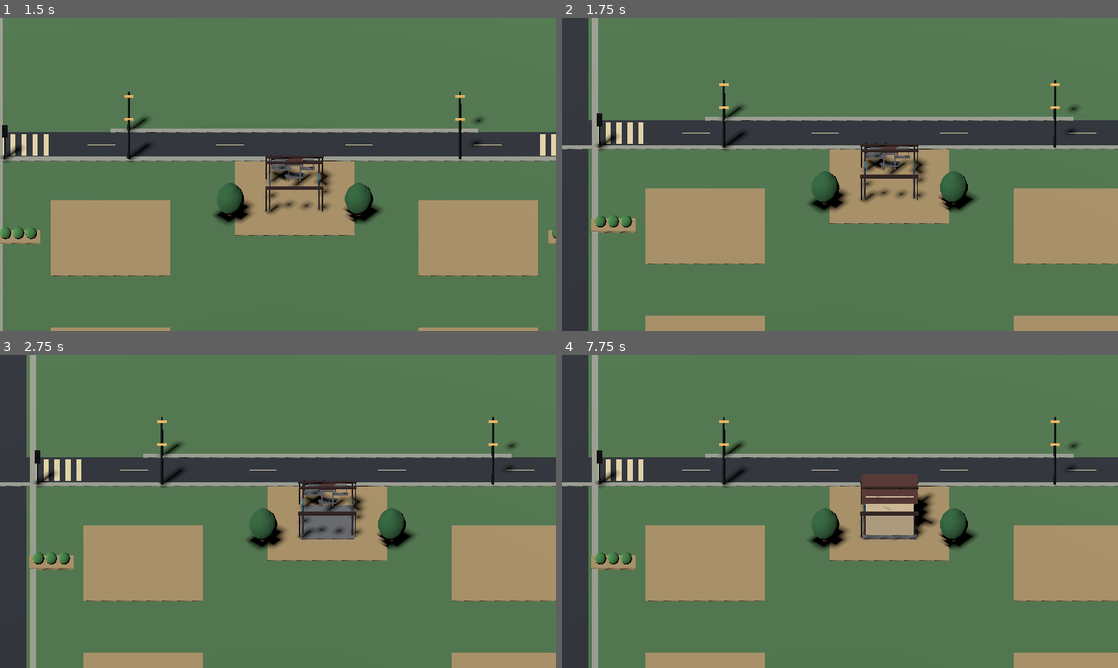
Above: before the commit, frames 1-4 (two rows, left to right).
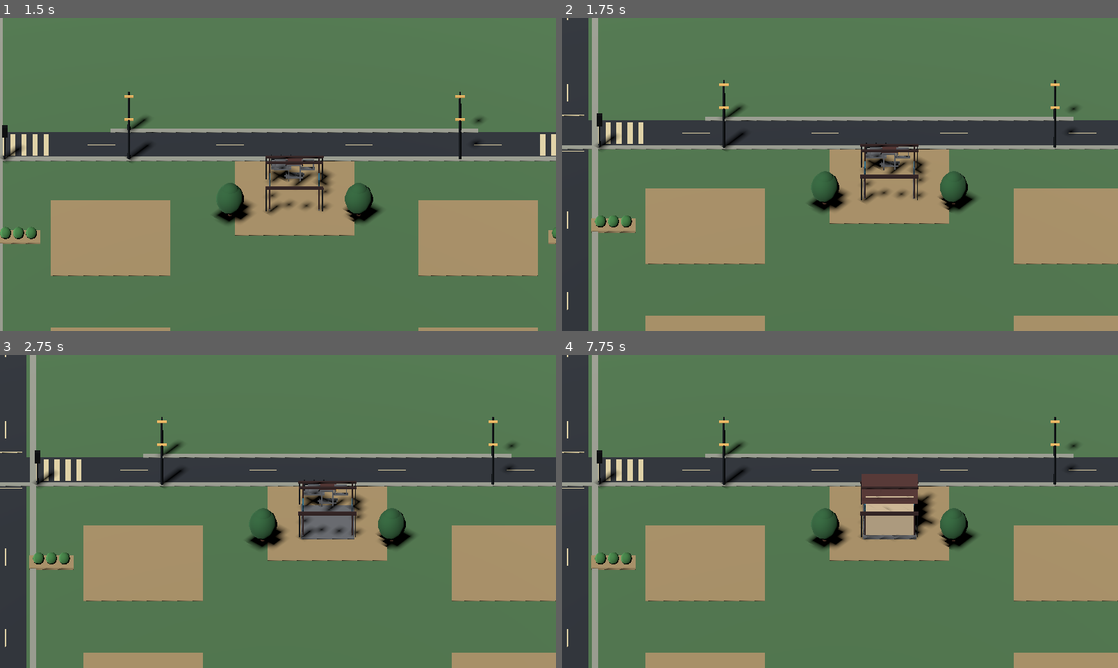
Above: after the commit, the same moments.

Repository: wellbi-creator/rayon-za-rubl
Game: Godot game, scene res://scenes/prototype_3d_district.tscn
Same seed, same stepped clock (60 frames per second), same inputs: the game is played once before the commit and once after it. This scene is started directly instead of the project's main scene.
Inputs (mouse positions are in pixels of both pictures, inside the frame that each line leads up to):
- Up to frame 1 (1.5 s): tap Enter at 0.5 s; move the mouse to (400, 158) at 0.52 s; hold D 0.53-1.25 s; click (400, 158) at 0.67 s; tap Space at 1.25 s; drag from (166, 190) to (250, 237) at 1.27 s
- Up to frame 2 (1.75 s): no input
- Up to frame 3 (2.75 s): tap Enter at 2 s; move the mouse to (333, 442) at 2.02 s; hold D from 2.03 s (still down)
- Up to frame 4 (7.75 s): release D at 2.75 s; drag from (812, 574) to (673, 464) at 2.77 s; move the mouse to (1006, 558) at 3.52 s; hold A 3.53-4.25 s; drag from (673, 464) to (756, 433) at 4.27 s; move the mouse to (867, 511) at 5.02 s; hold S 5.03-5.75 s; click (867, 511) at 5.17 s; tap Space at 5.75, 7.25 s; drag from (756, 433) to (728, 527) at 5.77 s; tap Enter at 6.5 s; move the mouse to (962, 495) at 6.52 s; hold W 6.53-7.25 s; drag from (728, 527) to (812, 574) at 7.27 s

Frame 1 is identical in both runs. In frame 2, less than 0.1% of the frame differs, in the area x 0-4%, y 0-94%; in frame 3, less than 0.1%; in frame 4, less than 0.1%.

Commit message:
Add lane and stop markings to 3D cross streets

Diff:
--- a/scenes/prototype_3d_district.tscn
+++ b/scenes/prototype_3d_district.tscn
@@ -538,6 +538,126 @@
 position = Vector3(0, 3.4, -0.36)
 mesh = SubResource("TrafficSignalLensMesh")
 surface_material_override/0 = SubResource("TrafficGreenMat")
+
+[node name="CrossStreetWestCenterDash01" type="MeshInstance3D" parent="."]
+position = Vector3(-35, 0.112, -53)
+mesh = SubResource("BoxMesh")
+surface_material_override/0 = SubResource("RoadMarkingMat")
+scale = Vector3(0.13, 0.025, 3.0)
+
+[node name="CrossStreetWestCenterDash02" type="MeshInstance3D" parent="."]
+position = Vector3(-35, 0.112, -39)
+mesh = SubResource("BoxMesh")
+surface_material_override/0 = SubResource("RoadMarkingMat")
+scale = Vector3(0.13, 0.025, 3.0)
+
+[node name="CrossStreetWestCenterDash03" type="MeshInstance3D" parent="."]
+position = Vector3(-35, 0.112, -25)
+mesh = SubResource("BoxMesh")
+surface_material_override/0 = SubResource("RoadMarkingMat")
+scale = Vector3(0.13, 0.025, 3.0)
+
+[node name="CrossStreetWestCenterDash04" type="MeshInstance3D" parent="."]
+position = Vector3(-35, 0.112, -11)
+mesh = SubResource("BoxMesh")
+surface_material_override/0 = SubResource("RoadMarkingMat")
+scale = Vector3(0.13, 0.025, 3.0)
+
+[node name="CrossStreetWestCenterDash05" type="MeshInstance3D" parent="."]
+position = Vector3(-35, 0.112, 11)
+mesh = SubResource("BoxMesh")
+surface_material_override/0 = SubResource("RoadMarkingMat")
+scale = Vector3(0.13, 0.025, 3.0)
+
+[node name="CrossStreetWestCenterDash06" type="MeshInstance3D" parent="."]
+position = Vector3(-35, 0.112, 25)
+mesh = SubResource("BoxMesh")
+surface_material_override/0 = SubResource("RoadMarkingMat")
+scale = Vector3(0.13, 0.025, 3.0)
+
+[node name="CrossStreetWestCenterDash07" type="MeshInstance3D" parent="."]
+position = Vector3(-35, 0.112, 39)
+mesh = SubResource("BoxMesh")
+surface_material_override/0 = SubResource("RoadMarkingMat")
+scale = Vector3(0.13, 0.025, 3.0)
+
+[node name="CrossStreetWestCenterDash08" type="MeshInstance3D" parent="."]
+position = Vector3(-35, 0.112, 53)
+mesh = SubResource("BoxMesh")
+surface_material_override/0 = SubResource("RoadMarkingMat")
+scale = Vector3(0.13, 0.025, 3.0)
+
+[node name="CrossStreetWestStopLine1" type="MeshInstance3D" parent="."]
+position = Vector3(-35, 0.112, -7.1)
+mesh = SubResource("BoxMesh")
+surface_material_override/0 = SubResource("RoadMarkingMat")
+scale = Vector3(3.7, 0.025, 0.16)
+
+[node name="CrossStreetWestStopLine2" type="MeshInstance3D" parent="."]
+position = Vector3(-35, 0.112, -0.9)
+mesh = SubResource("BoxMesh")
+surface_material_override/0 = SubResource("RoadMarkingMat")
+scale = Vector3(3.7, 0.025, 0.16)
+
+[node name="CrossStreetEastCenterDash01" type="MeshInstance3D" parent="."]
+position = Vector3(35, 0.112, -53)
+mesh = SubResource("BoxMesh")
+surface_material_override/0 = SubResource("RoadMarkingMat")
+scale = Vector3(0.13, 0.025, 3.0)
+
+[node name="CrossStreetEastCenterDash02" type="MeshInstance3D" parent="."]
+position = Vector3(35, 0.112, -39)
+mesh = SubResource("BoxMesh")
+surface_material_override/0 = SubResource("RoadMarkingMat")
+scale = Vector3(0.13, 0.025, 3.0)
+
+[node name="CrossStreetEastCenterDash03" type="MeshInstance3D" parent="."]
+position = Vector3(35, 0.112, -25)
+mesh = SubResource("BoxMesh")
+surface_material_override/0 = SubResource("RoadMarkingMat")
+scale = Vector3(0.13, 0.025, 3.0)
+
+[node name="CrossStreetEastCenterDash04" type="MeshInstance3D" parent="."]
+position = Vector3(35, 0.112, -11)
+mesh = SubResource("BoxMesh")
+surface_material_override/0 = SubResource("RoadMarkingMat")
+scale = Vector3(0.13, 0.025, 3.0)
+
+[node name="CrossStreetEastCenterDash05" type="MeshInstance3D" parent="."]
+position = Vector3(35, 0.112, 11)
+mesh = SubResource("BoxMesh")
+surface_material_override/0 = SubResource("RoadMarkingMat")
+scale = Vector3(0.13, 0.025, 3.0)
+
+[node name="CrossStreetEastCenterDash06" type="MeshInstance3D" parent="."]
+position = Vector3(35, 0.112, 25)
+mesh = SubResource("BoxMesh")
+surface_material_override/0 = SubResource("RoadMarkingMat")
+scale = Vector3(0.13, 0.025, 3.0)
+
+[node name="CrossStreetEastCenterDash07" type="MeshInstance3D" parent="."]
+position = Vector3(35, 0.112, 39)
+mesh = SubResource("BoxMesh")
+surface_material_override/0 = SubResource("RoadMarkingMat")
+scale = Vector3(0.13, 0.025, 3.0)
+
+[node name="CrossStreetEastCenterDash08" type="MeshInstance3D" parent="."]
+position = Vector3(35, 0.112, 53)
+mesh = SubResource("BoxMesh")
+surface_material_override/0 = SubResource("RoadMarkingMat")
+scale = Vector3(0.13, 0.025, 3.0)
+
+[node name="CrossStreetEastStopLine1" type="MeshInstance3D" parent="."]
+position = Vector3(35, 0.112, -7.1)
+mesh = SubResource("BoxMesh")
+surface_material_override/0 = SubResource("RoadMarkingMat")
+scale = Vector3(3.7, 0.025, 0.16)
+
+[node name="CrossStreetEastStopLine2" type="MeshInstance3D" parent="."]
+position = Vector3(35, 0.112, -0.9)
+mesh = SubResource("BoxMesh")
+surface_material_override/0 = SubResource("RoadMarkingMat")
+scale = Vector3(3.7, 0.025, 0.16)
 
 [node name="PlotWest" type="MeshInstance3D" parent="."]
 
